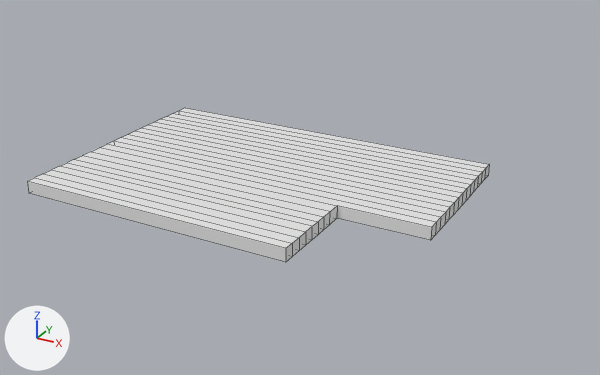
What one commit did to the FBX model Plasticity/Assets/Art/Meshes/Fish Market/market_floor.fbx.
Rendered twice from a camera (50 mm lens) standing at (25.7, -39.2, 19.6) and looking at (4.5, -0.6, 0.3). The axes (+X, +Y, +Z) are drawn at lower left. The lights are the same throughout. Mesh edges are drawn as thin lines. Where no turn or scale is listed for an object, it has been applied to the vertices.

The first picture shows 'Floor'.
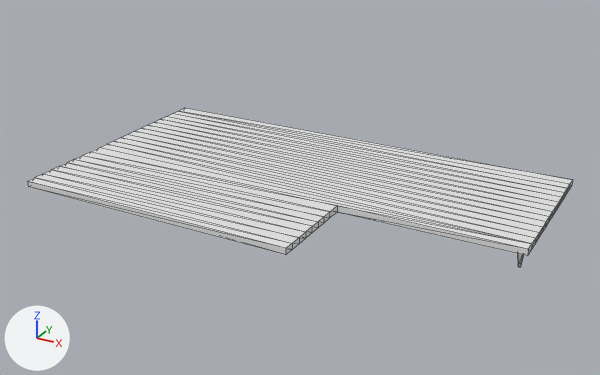
Commit message: market walls!

What differs and where, as boxes (x1, y1, x2, y2) in the pictures (600 x 375 px):
'Floor', reshaped (18% wider)
    before: (27, 108, 489, 262)
    after: (27, 108, 573, 267)

The change in detail:
me_mesh is used by ob_floor; location (2.94, -0.57, 0.0).
me_mesh had 94 vertices, 91 faces and spanned x -12.1..10.4, y -7.7..7.6, z 0.0..0.7.
me_mesh now has 110 vertices, 208 faces and spans x -12.1..15.3, y -7.7..7.6, z -0.6..0.7.
Part 1, on me_mesh:
5 vertices are removed from x -12.1..10.4, y -2.2..6.8, z 0.0..0.7.
91 faces are deleted.
30 vertices in x -12.1..5.0, y -7.7..7.6, z 0.0 move by (0.0, 0.0, 0.4).
14 vertices in x 10.4, y -2.2..7.6, z 0.7 move by (4.9, 0.0, 0.0).
13 vertices in x 10.4, y -2.2..7.6, z 0.0 move by (4.9, 0.0, 0.4).
21 vertices are added at x -12.1..15.3, y -2.2..7.0, z -0.6..0.7.
208 new faces join them.
